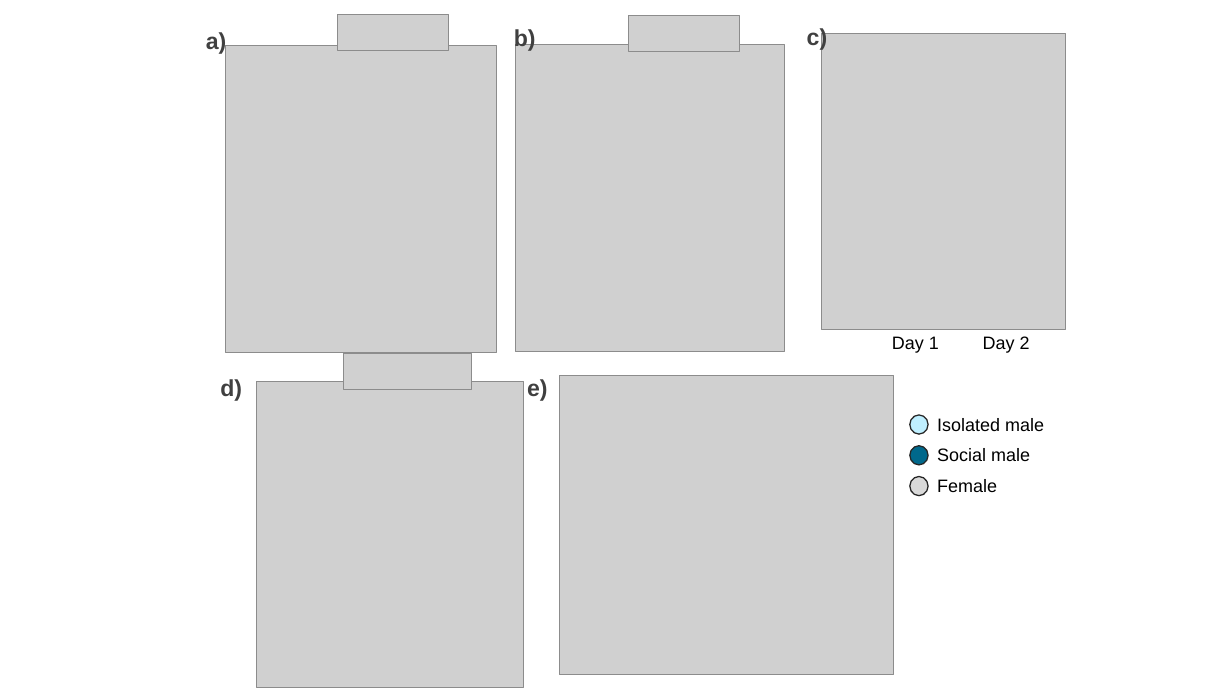
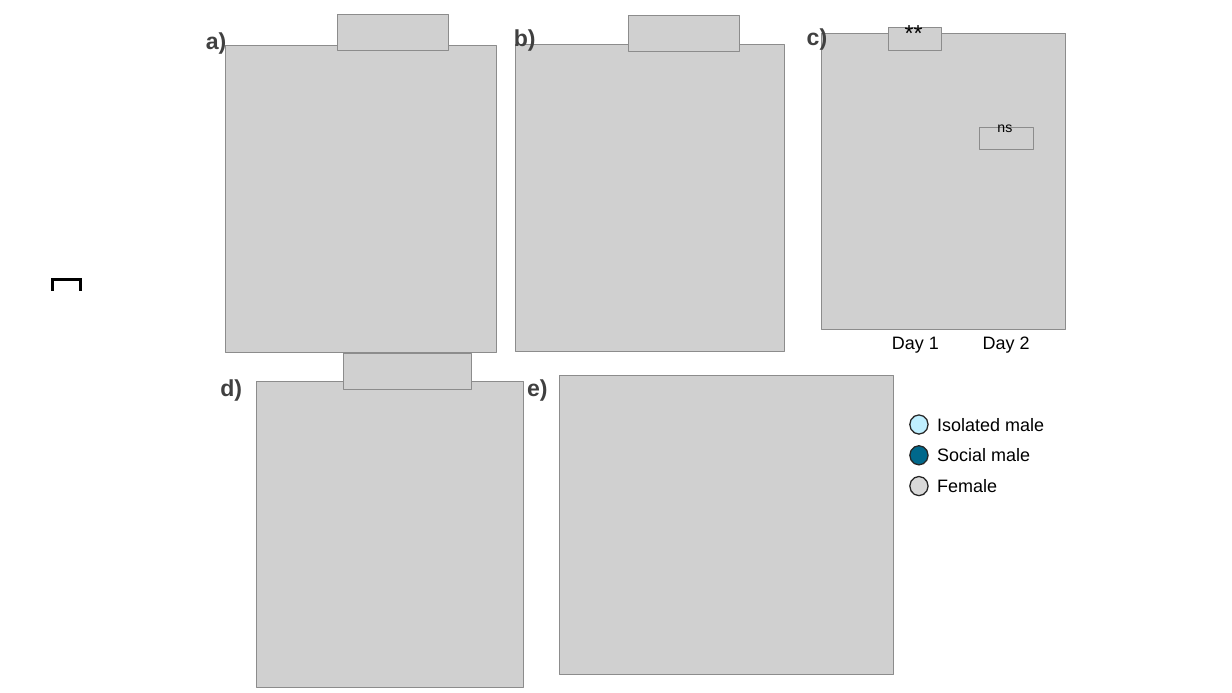
Before and after one commit to janyan33/bb_soc_exp, a slide deck: slide 3 of soc_exp_ms_figs.pptx. Drawn at 1232x693 pixels with LibreOffice and Linux fonts; fonts in the diff are those of the drawing; grey boxes stand for pictures. Boxes give left, top, right and bottom in pixels: in the first picture for what was removed or moved away, otherwise in the second. Text is boxed around its words. In the diff, an @@ line names an element or a change of style, - is before the commit and + after.

```diff
--- a/soc_exp_ms_figs.pptx
+++ b/soc_exp_ms_figs.pptx
@@ picture added at box(888, 28, 942, 51) @@
@@ text added at box(896, 14, 945, 51), 18 pt, text #000000 @@
+**
@@ picture added at box(980, 127, 1033, 150) @@
@@ text added at box(997, 124, 1012, 132), 11 pt, text #000000 @@
+ns
@@ line added from (53, 279) to (81, 279), #000000 2.25 pt @@
@@ line added from (53, 278) to (53, 291), #000000 2.25 pt @@
@@ line added from (80, 278) to (80, 291), #000000 2.25 pt @@
```
Also in this commit, not shown: 2 other slides changed, 1 slide added, 2 other files.
